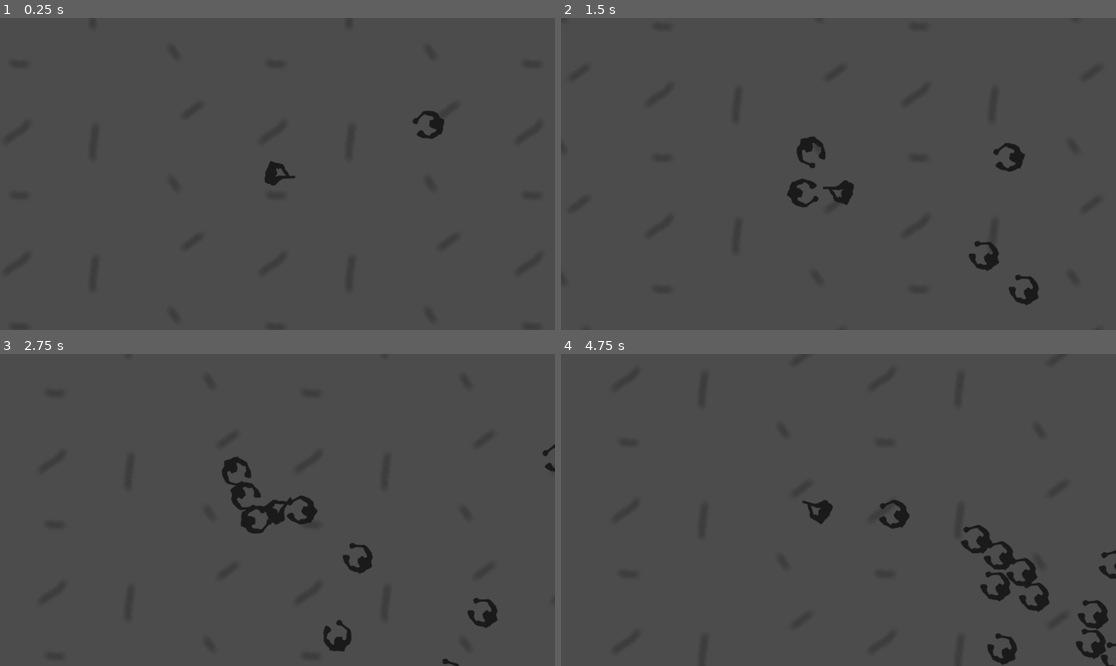
Above: before the commit, frames 1-4 (two rows, left to right).
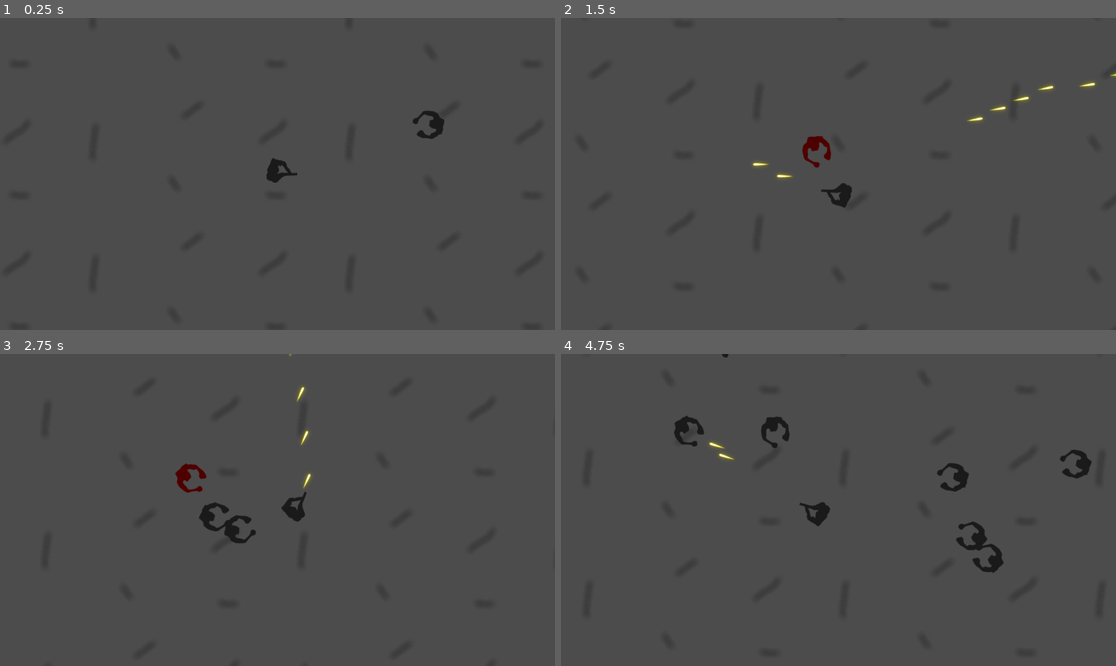
Above: after the commit, the same moments.

Repository: Clearviss/Welna2d
Game: Godot game, scene res://poziom.tscn
Two runs of this game, one before a commit and one after it. Both use one fixed random seed, a clock stepped at 60 frames per second and the inputs below.
Inputs (mouse positions are in pixels of both pictures, inside the frame that each line leads up to):
- Up to frame 1 (0.25 s): no input
- Up to frame 2 (1.5 s): move the mouse to (960, 158) at 0.52 s; press the mouse at (960, 158) at 0.53 s; hold D (move_right) 0.53-1.28 s; move the mouse to (727, 189) at 1.27 s; release the mouse at (727, 189) at 1.28 s; hold Down (move_down) from 1.28 s (still down); click (727, 189) at 1.35 s
- Up to frame 3 (2.75 s): move the mouse to (333, 441) at 2.02 s; release Down (move_down) at 2.03 s; press the mouse at (333, 441) at 2.03 s; hold D (move_right) from 2.03 s (still down)
- Up to frame 4 (4.75 s): move the mouse to (810, 572) at 2.77 s; release D (move_right) at 2.78 s; release the mouse at (810, 572) at 2.78 s; hold Up (move_up) 2.78-3.53 s; click (810, 572) at 2.85 s; move the mouse to (1005, 556) at 3.52 s; press the mouse at (1005, 556) at 3.53 s; hold A (move_left) from 3.53 s (still down); move the mouse to (672, 463) at 4.27 s; release the mouse at (672, 463) at 4.28 s; click (672, 463) at 4.35 s

The runs differ from the first frame. In frame 1, 0.1% of the frame differs, in the area x 47-54%, y 44-54%; in frame 2, 1.7%; in frame 3, 2.6%; in frame 4, 3.4%, in the area x 20-100%, y 0-100%.

Commit message:
bullets & ai & bugs update

Diff:
--- a/Enemies.gd
+++ b/Enemies.gd
@@ -12,7 +12,20 @@
 
 
 func _on_timer_timeout():
-	var enemy = Enemy.instantiate()
-	var spawnarea = $"../player/SpawnArea" as ReferenceRect
-	add_child(enemy)
-	enemy.position = spawnarea.position + Vector2(randf() * spawnarea.size.x, randf() * spawnarea.size.y)
+	var count = $".".get_child_count()
+	if (count > 150):
+		pass
+	else:
+		var enemy = Enemy.instantiate()
+		var x1 = $"../player/SpawnEnemy_x_1"
+		var x2 = $"../player/SpawnEnemy_x_2"
+		var y1 = $"../player/SpawnEnemy_y_1"
+		var y2 = $"../player/SpawnEnemy_y_2"
+		x1.position = Vector2($"../player".position.x + (randf()*2000), $"../player".position.y + 1000)
+		x2.position = Vector2($"../player".position.x + (randf()*2000), $"../player".position.y - 1000)
+		y1.position = Vector2($"../player".position.x + 1000, $"../player".position.y - (randf()*2000))
+		y2.position = Vector2($"../player".position.x - 1000, $"../player".position.y - (randf()*2000))
+		var final_pos = [x1.position,x2.position,y1.position,y2.position]
+
+		enemy.position = final_pos[randf() * final_pos.size()]
+		add_child(enemy)
--- a/enemy.gd
+++ b/enemy.gd
@@ -3,11 +3,16 @@
 
 const MOVE_SPEED = 300.0
 const JUMP_VELOCITY = -400.0
-@onready var raycast = $RayCast2D
+var health = 2
 
 var player = null
 
-
+func hit():
+	if health <= 0:
+		queue_free()
+	else:
+		health=-1
+		$Sprite2D.modulate = Color(3,0,0)
 
 func _ready():
 	add_to_group("zombies")
@@ -21,11 +26,4 @@
 	var vec_to_player = player.global_position - global_position
 	vec_to_player = vec_to_player.normalized()
 	move_and_collide(vec_to_player * MOVE_SPEED * delta)
-
-	if raycast.is_colliding():
-		var coll = raycast.get_collider()
-		if coll.name == "Player":
-			coll.kill()
 	look_at(player_pos)
-func kill():
-	queue_free()
--- a/enemy.tscn
+++ b/enemy.tscn
@@ -1,10 +1,12 @@
-[gd_scene load_steps=4 format=3 uid="uid://bbe1t1rxs5dxq"]
+[gd_scene load_steps=5 format=3 uid="uid://bbe1t1rxs5dxq"]
 
 [ext_resource type="Texture2D" uid="uid://dfih0eny0ulhp" path="res://enemy.png" id="1_4hwd4"]
 [ext_resource type="Script" path="res://enemy.gd" id="1_ks015"]
 
 [sub_resource type="CircleShape2D" id="CircleShape2D_p5s2l"]
 radius = 27.0185
+
+[sub_resource type="CanvasItemMaterial" id="CanvasItemMaterial_j1ci3"]
 
 [node name="Enemy" type="CharacterBody2D"]
 script = ExtResource("1_ks015")
@@ -13,7 +15,5 @@
 shape = SubResource("CircleShape2D_p5s2l")
 
 [node name="Sprite2D" type="Sprite2D" parent="."]
+material = SubResource("CanvasItemMaterial_j1ci3")
 texture = ExtResource("1_4hwd4")
-
-[node name="RayCast2D" type="RayCast2D" parent="."]
-target_position = Vector2(9.22337e+17, 0)
--- /dev/null
+++ b/laser.gd
@@ -0,0 +1,17 @@
+extends Area2D
+var speed = 1000
+var direction = Vector2.UP
+# Called when the node enters the scene tree for the first time.
+func _ready():
+	pass # Replace with function body.
+
+
+# Called every frame. 'delta' is the elapsed time since the previous frame.
+func _process(delta):
+	position += direction * speed * delta
+
+
+func _on_body_entered(body):
+	if "hit" in body:
+		body.hit()
+	queue_free() # Replace with function body.
--- /dev/null
+++ b/laser.tscn
@@ -0,0 +1,21 @@
+[gd_scene load_steps=4 format=3 uid="uid://bx2yd35kyqyyg"]
+
+[ext_resource type="Script" path="res://laser.gd" id="1_gl1ap"]
+[ext_resource type="Texture2D" uid="uid://gx55ep4oidkj" path="res://Laser Sprites/18.png" id="1_njusf"]
+
+[sub_resource type="CapsuleShape2D" id="CapsuleShape2D_arr0x"]
+radius = 3.0
+height = 28.0
+
+[node name="Laser" type="Area2D"]
+script = ExtResource("1_gl1ap")
+
+[node name="Sprite2D" type="Sprite2D" parent="."]
+scale = Vector2(0.2, 0.193)
+texture = ExtResource("1_njusf")
+
+[node name="CollisionShape2D" type="CollisionShape2D" parent="."]
+rotation = 1.5708
+shape = SubResource("CapsuleShape2D_arr0x")
+
+[connection signal="body_entered" from="." to="." method="_on_body_entered"]
--- a/player.gd
+++ b/player.gd
@@ -1,24 +1,22 @@
 extends CharacterBody2D
-@onready var raycast = $RayCast2D
 var shoot = false
-
+signal laser(laser_pos, player_direction)
 func _ready():
-	await get_tree()
-	get_tree().call_group("zombies", "set_player", self)
+	pass
 
 func _process(delta):
 	var direction = Input.get_vector('move_left',"move_right","move_up","move_down")
 	velocity = direction * 500
 	move_and_slide()
-	$SpawnArea.position = position
 
 
+	var gracz_direction = (get_global_mouse_position() - position).normalized()
 	look_at(get_global_mouse_position())
 	if Input.is_action_pressed("primary_action") and shoot:
-		shoot = false;
-		var coll = raycast.get_collider()
-		if raycast.is_colliding() and coll.has_method("kill"):
-			coll.kill()
+		shoot = false
+		var bullet_startPos = $BulletSpawnPoints.get_children()
+		var selected_fuckme_bullet = bullet_startPos[randi() % bullet_startPos.size()]
+		laser.emit(selected_fuckme_bullet.global_position, gracz_direction)
 
 
 
--- a/player.tscn
+++ b/player.tscn
@@ -10,21 +10,34 @@
 script = ExtResource("1_l3a2w")
 
 [node name="CollisionShape2D" type="CollisionShape2D" parent="."]
+position = Vector2(-1, -6)
 shape = SubResource("CircleShape2D_caw6y")
 
 [node name="Sprite2D" type="Sprite2D" parent="."]
-position = Vector2(5, -1)
+position = Vector2(9, -7)
 texture = ExtResource("1_ntynm")
 
 [node name="Camera2D" type="Camera2D" parent="."]
+limit_left = -7500
+limit_top = -7500
+limit_right = 7500
+limit_bottom = 7500
 position_smoothing_enabled = true
 position_smoothing_speed = 10.0
-
-[node name="RayCast2D" type="RayCast2D" parent="."]
-target_position = Vector2(999999, 1)
 
 [node name="Reload_ammo" type="Timer" parent="."]
 wait_time = 0.1
 autostart = true
 
+[node name="BulletSpawnPoints" type="Node2D" parent="."]
+
+[node name="Pos_1" type="Marker2D" parent="BulletSpawnPoints"]
+position = Vector2(51, 4)
+
+[node name="Pos_2" type="Marker2D" parent="BulletSpawnPoints"]
+position = Vector2(51, -4)
+
+[node name="Pos_3" type="Marker2D" parent="BulletSpawnPoints"]
+position = Vector2(51, 0)
+
 [connection signal="timeout" from="Reload_ammo" to="." method="_on_reload_ammo_timeout"]
--- /dev/null
+++ b/poziom.gd
@@ -0,0 +1,20 @@
+extends Node2D
+
+var laser = preload("res://laser.tscn")
+
+# Called when the node enters the scene tree for the first time.
+func _ready():
+	pass # Replace with function body.
+
+
+# Called every frame. 'delta' is the elapsed time since the previous frame.
+func _process(delta):
+	pass
+
+
+func _on_player_laser(bullet_pos, dyrekcja):
+	var current_lasereczek = laser.instantiate()
+	current_lasereczek.position = bullet_pos
+	current_lasereczek.rotation = dyrekcja.angle()
+	current_lasereczek.direction = dyrekcja
+	$Projectiles.add_child(current_lasereczek)
--- a/poziom.tscn
+++ b/poziom.tscn
@@ -1,6 +1,7 @@
-[gd_scene load_steps=7 format=3 uid="uid://cci2koy7k1tab"]
+[gd_scene load_steps=8 format=3 uid="uid://cci2koy7k1tab"]
 
 [ext_resource type="PackedScene" uid="uid://dn2lxnpoe2sa3" path="res://player.tscn" id="1_7vjd5"]
+[ext_resource type="Script" path="res://poziom.gd" id="1_il06s"]
 [ext_resource type="Texture2D" uid="uid://xxf67875b5uj" path="res://floor.jpg" id="1_rxvtt"]
 [ext_resource type="Script" path="res://Enemies.gd" id="3_csidb"]
 [ext_resource type="PackedScene" uid="uid://bbe1t1rxs5dxq" path="res://enemy.tscn" id="3_hc2pc"]
@@ -9,6 +10,7 @@
 [sub_resource type="RectangleShape2D" id="RectangleShape2D_0nha7"]
 
 [node name="Poziom" type="Node2D"]
+script = ExtResource("1_il06s")
 
 [node name="Ground" type="Sprite2D" parent="."]
 texture_repeat = 2
@@ -16,13 +18,21 @@
 region_enabled = true
 region_rect = Rect2(-20000, -812.853, 20000, 20000)
 
+[node name="Projectiles" type="Node2D" parent="."]
+
 [node name="player" parent="." instance=ExtResource("1_7vjd5")]
 
-[node name="SpawnArea" type="ReferenceRect" parent="player"]
-offset_left = -684.0
-offset_top = -418.0
-offset_right = 714.0
-offset_bottom = 421.0
+[node name="SpawnEnemy_x_1" type="Node2D" parent="player"]
+position = Vector2(10, -426)
+
+[node name="SpawnEnemy_x_2" type="Node2D" parent="player"]
+position = Vector2(5, 408)
+
+[node name="SpawnEnemy_y_1" type="Node2D" parent="player"]
+position = Vector2(715, -2)
+
+[node name="SpawnEnemy_y_2" type="Node2D" parent="player"]
+position = Vector2(-703, -2)
 
 [node name="Enemies" type="Node2D" parent="."]
 script = ExtResource("3_csidb")
@@ -56,4 +66,5 @@
 scale = Vector2(725, 725)
 shape = SubResource("RectangleShape2D_0nha7")
 
+[connection signal="laser" from="player" to="." method="_on_player_laser"]
 [connection signal="timeout" from="Timer" to="Enemies" method="_on_timer_timeout"]
Binary file added: Laser Sprites/01.png
Not shown, added: Laser Sprites/01.png.import
Binary file added: Laser Sprites/02.png
Not shown, added: Laser Sprites/02.png.import
Binary file added: Laser Sprites/03.png
Not shown, added: Laser Sprites/03.png.import
Binary file added: Laser Sprites/04.png
Not shown, added: Laser Sprites/04.png.import
Binary file added: Laser Sprites/05.png
Not shown, added: Laser Sprites/05.png.import
Binary file added: Laser Sprites/06.png
Not shown, added: Laser Sprites/06.png.import
(and 134 more such lines)
